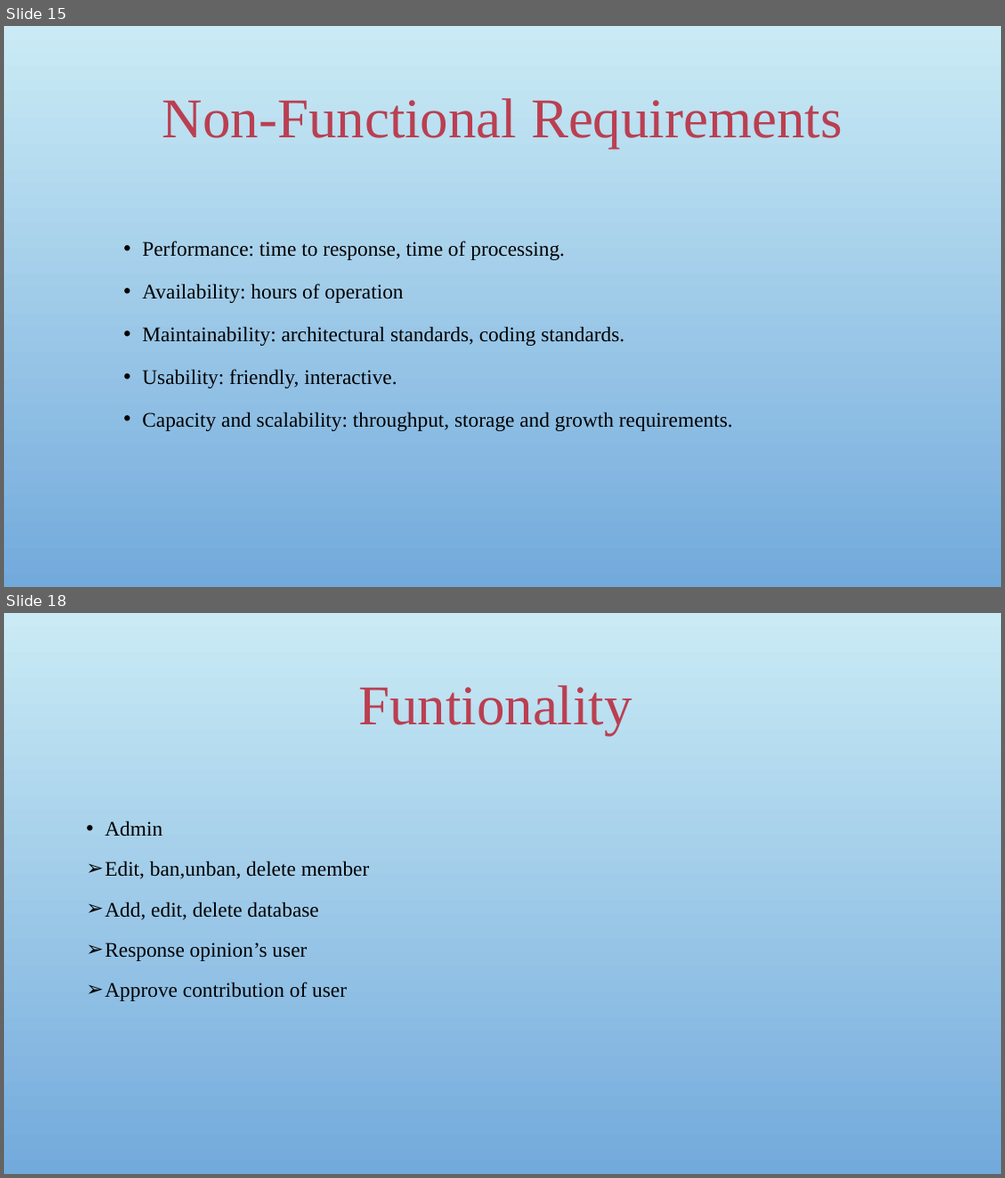
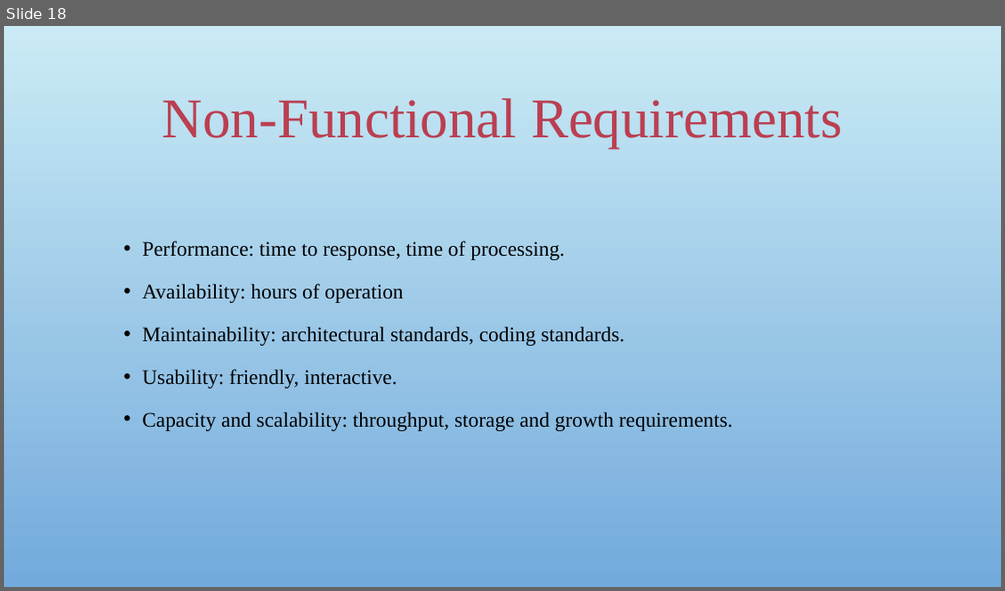
Before and after one commit to sangnvus/japanesedictionary, a slide deck: WIP/Documents/Report 1/UJD_VN_Examination_v1.0_EN/UJD_VN_ProjectOverview_v1.0.pptx. Shown one above the other, each under a label of ours: slides 15 and 18 before the commit, slide 18 after it; the slides between them are not shown. The pictures are 1005x1178 and 1005x591 pixels, drawn with LibreOffice and Linux fonts; fonts in the diff are those of the drawing; background and template pictures are left out. Boxes give left, top, right and bottom in pixels: in the first picture for what was removed or moved away, otherwise in the second. Text is boxed around its words. In the diff, an @@ line names an element or a change of style, - is before the commit and + after.

```diff
--- a/WIP/Documents/Report 1/UJD_VN_Examination_v1.0_EN/UJD_VN_ProjectOverview_v1.0.pptx
+++ b/WIP/Documents/Report 1/UJD_VN_Examination_v1.0_EN/UJD_VN_ProjectOverview_v1.0.pptx
@@ slide 18 removed at box(4, 613, 1001, 1174), background picture (left out) @@
@@ title removed at box(358, 685, 632, 735) @@
-Funtionality
@@ text removed at box(105, 820, 370, 1001) @@
-• Admin
-➢ Edit, ban,unban, delete member
-➢ Add, edit, delete database
-➢ Response opinion’s user
-➢ Approve contribution of user
@@ what was slide 15 is now slide 18 @@
```
Also in this commit, not shown: 8 slides changed, 2 slides added, 1 other slide removed.
